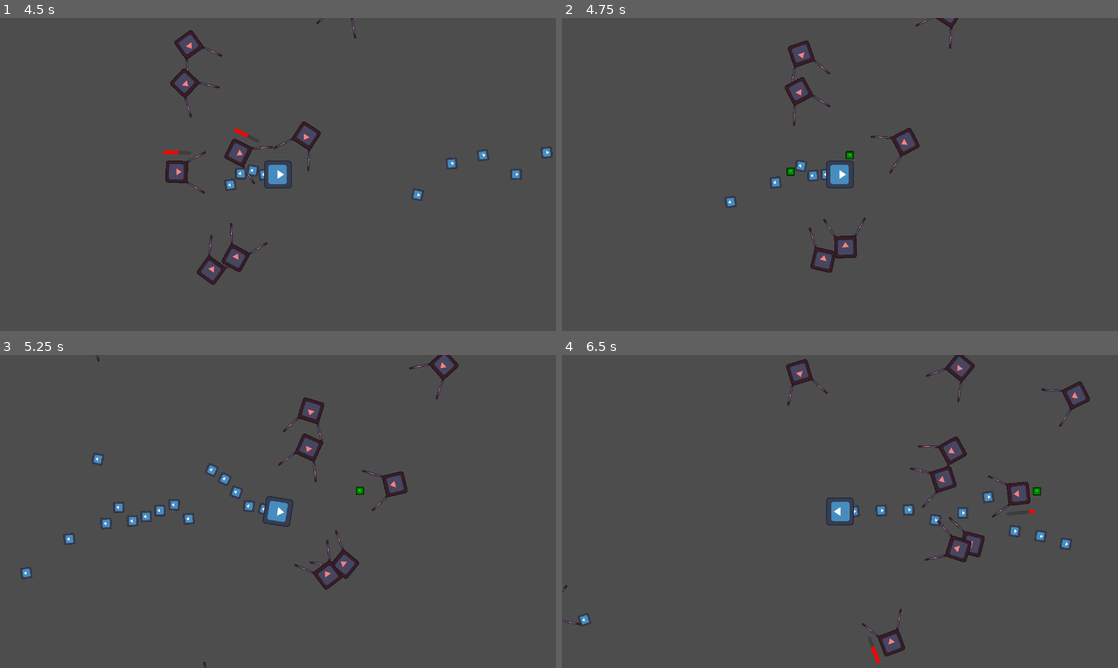
Above: before the commit, frames 1-4 (two rows, left to right).
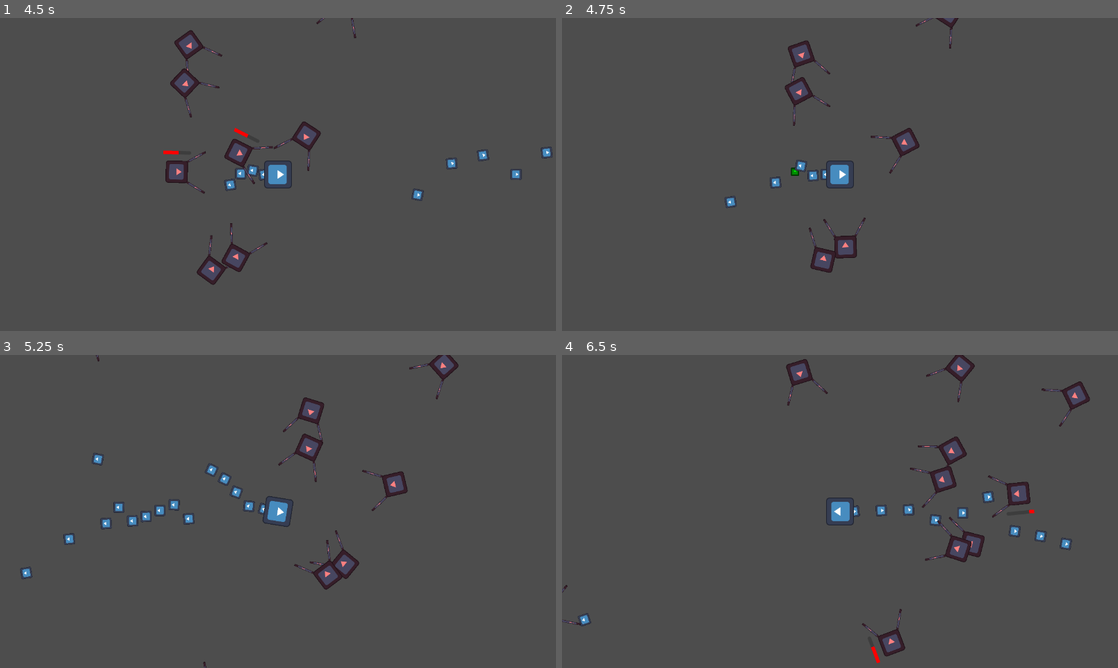
Above: after the commit, the same moments.

Repository: ZenithStar/ggj2024
Game: Godot game, scene res://levels/uipanels/title.tscn
Same seed, same stepped clock (60 frames per second), same inputs: the game is played once before the commit and once after it. The engine's default icon, where the game draws it, is replaced by a stand-in: a white triangle on a blue panel in a dark square.
Inputs (mouse positions are in pixels of both pictures, inside the frame that each line leads up to):
- Up to frame 1 (4.5 s): click "New Game" at 0.5 s; move the mouse to (400, 158) at 1.27 s; hold D (right) 1.28-2 s; click (400, 158) at 1.42 s; drag from (166, 190) to (528, 115) at 2.02 s; move the mouse to (333, 105) at 2.77 s; hold D (right) 2.78-3.5 s; drag from (250, 237) to (511, 158) at 3.52 s; move the mouse to (444, 221) at 4.27 s; hold A (left) from 4.28 s (still down)
- Up to frame 2 (4.75 s): keep holding A (left)
- Up to frame 3 (5.25 s): release A (left) at 5 s; drag from (111, 464) to (139, 530) at 5.02 s
- Up to frame 4 (6.5 s): move the mouse to (867, 511) at 5.77 s; hold S (down) from 5.78 s (still down); click (867, 511) at 5.92 s

Frame 1 is identical in both runs. In frame 2, less than 0.1% of the frame differs, in the area x 40-53%, y 42-51%; in frame 3, less than 0.1%; in frame 4, less than 0.1%.

Commit message:
Added experience magnet

Diff:
--- a/prefabs/player.tscn
+++ b/prefabs/player.tscn
@@ -52,7 +52,7 @@
 
 [node name="ExperienceVacuum" type="Area2D" parent="."]
 collision_layer = 0
-collision_mask = 8
+collision_mask = 16
 monitorable = false
 script = ExtResource("6_acjrj")
 
--- a/prefabs/small_experience.tscn
+++ b/prefabs/small_experience.tscn
@@ -1,12 +1,13 @@
-[gd_scene load_steps=4 format=3 uid="uid://nip75bkwf31j"]
+[gd_scene load_steps=5 format=3 uid="uid://nip75bkwf31j"]
 
 [ext_resource type="Texture2D" uid="uid://bbrqbvquvihtd" path="res://icon.svg" id="1_hjj3c"]
 [ext_resource type="Script" path="res://scripts/ExperienceDrop.gd" id="2_4r1vi"]
+[ext_resource type="Script" path="res://scripts/BasicMotion.gd" id="3_tl0jn"]
 
 [sub_resource type="RectangleShape2D" id="RectangleShape2D_oharh"]
 
 [node name="SmallExperience" type="Area2D"]
-collision_layer = 8
+collision_layer = 16
 collision_mask = 8
 
 [node name="CollisionShape2D" type="CollisionShape2D" parent="."]
@@ -19,3 +20,6 @@
 
 [node name="ExperienceDrop" type="Node" parent="."]
 script = ExtResource("2_4r1vi")
+
+[node name="BasicMotion" type="Node" parent="."]
+script = ExtResource("3_tl0jn")
--- /dev/null
+++ b/scripts/BasicMotion.gd
@@ -0,0 +1,9 @@
+class_name BasicMotion extends Node
+
+@export var drag: float = 10.0
+
+var velocity: Vector2 = Vector2.ZERO
+
+func _physics_process(delta):
+	velocity = velocity.move_toward(Vector2.ZERO, drag*delta*velocity.length())
+	get_parent().position += velocity * delta
--- a/scripts/ExperienceVacuum.gd
+++ b/scripts/ExperienceVacuum.gd
@@ -1 +1,14 @@
 class_name ExperienceVacuum extends Area2D
+
+@export var acceleration: float = 5000.0
+@export var radius: float = 200.0:
+	set(value):
+		radius = value
+		$CollisionShape2D.shape.radius = radius
+
+func _physics_process(delta):
+	print(get_overlapping_areas())
+	for area in get_overlapping_areas ( ):
+		var motion = area.find_child("BasicMotion")
+		if motion:
+			motion.velocity -= (area.global_position - global_position).normalized() * acceleration * delta
